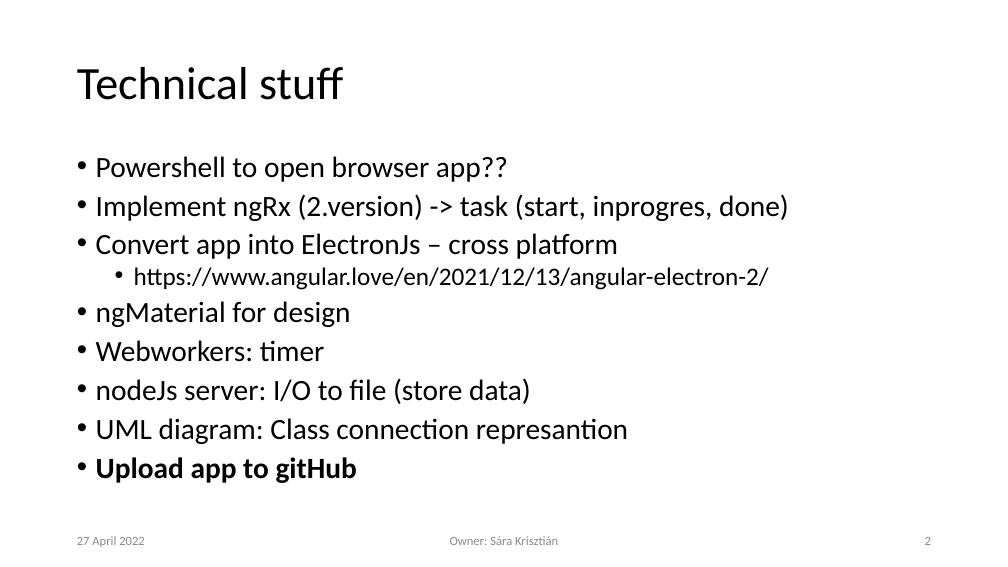
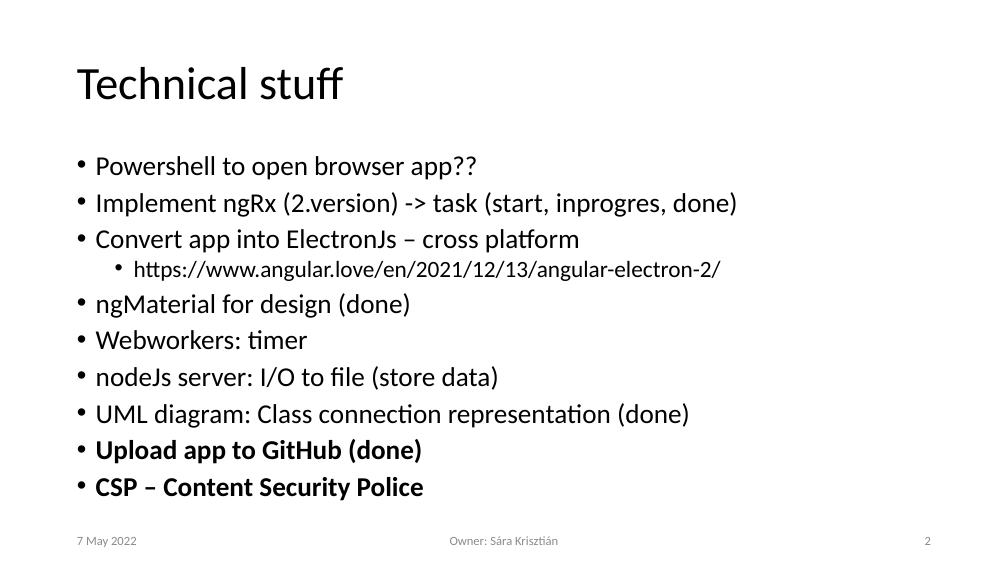
Before and after one commit to krisztian14testgit/ng-task-monitor, a slide deck: slide 2 of plan/TaskTracingApp.pptx. Drawn at 1008x567 pixels with LibreOffice and Linux fonts; fonts in the diff are those of the drawing; background and template pictures are left out. Boxes give left, top, right and bottom in pixels: in the first picture for what was removed or moved away, otherwise in the second. Text is boxed around its words. In the diff, an @@ line names an element or a change of style, - is before the commit and + after.

```diff
--- a/plan/TaskTracingApp.pptx
+++ b/plan/TaskTracingApp.pptx
@@ text at (96,156,738,390): size 28 to 25.9 pt in "Powershell to open browser app??", "Implement ngRx (2.version) -> task (start, inprogres, ...", "Convert app into ElectronJs – cross platform", "Webworkers: timer" and 1 more places; size 24 to 22.2 pt in "https://www.angular.love/en/2021/12/13/angular-electron-2/" @@
@@ text at (96,293,411,318): text changed; size 28 to 25.9 pt @@
-• ngMaterial for design
+• ngMaterial for design (done)
@@ text at (96,403,690,501): text changed; size 28 to 25.9 pt; bold on @@
-• UML diagram: Class connection represantion
-• Upload app to gitHub
+• UML diagram: Class connection representation (done)
+• Upload app to GitHub (done)
+• CSP – Content Security Police
@@ text at (77,537,137,547): text changed @@
-27 April 2022
+7 May 2022
```
Also in this commit, not shown: 7 other slides changed.
